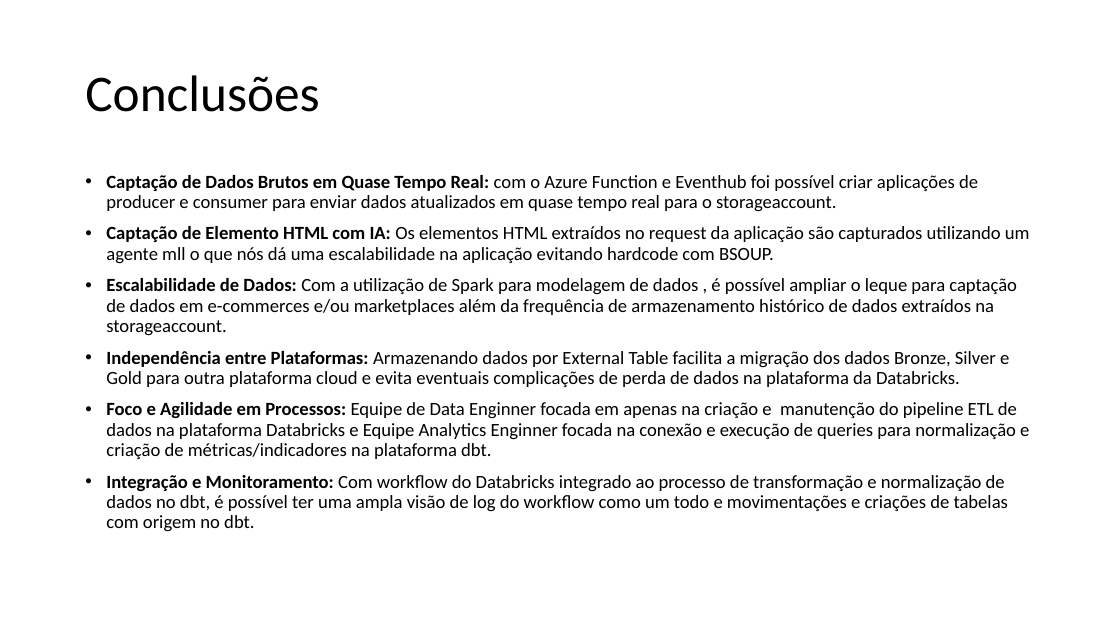
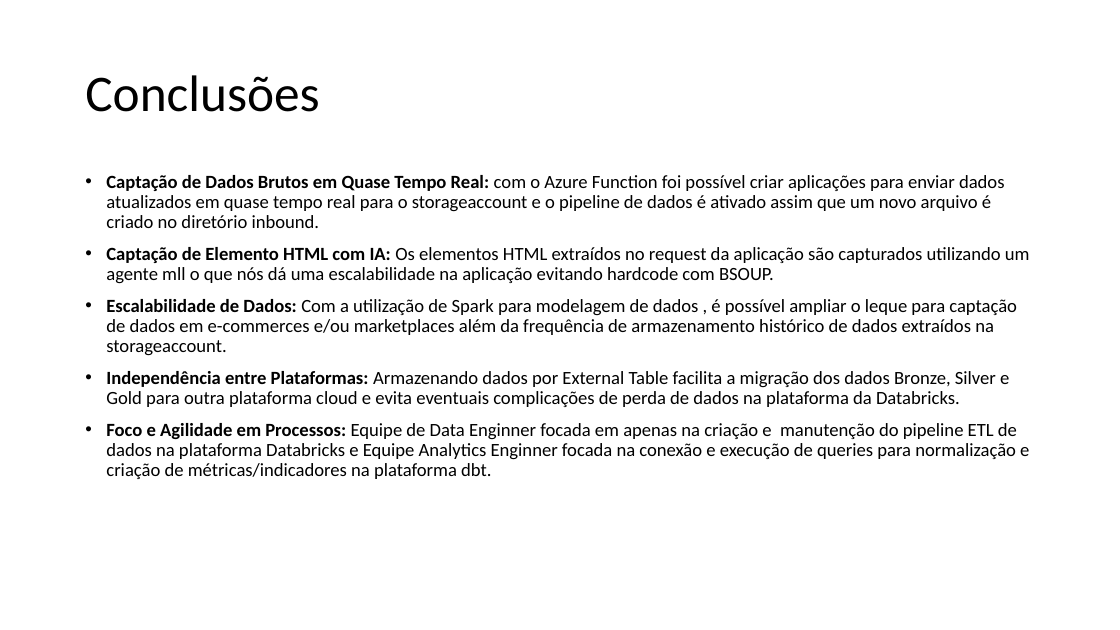
Before and after one commit to felipegoraroficial/projeto_nintendo, a slide deck: slide 4 of config/Projeto Data Master.pptx. Drawn at 1120x630 pixels with LibreOffice and Linux fonts; fonts in the diff are those of the drawing. Boxes give left, top, right and bottom in pixels: in the first picture for what was removed or moved away, otherwise in the second. Text is boxed around its words. In the diff, an @@ line names an element or a change of style, - is before the commit and + after.

Commit message:
arquivos config

```diff
--- a/config/Projeto Data Master.pptx
+++ b/config/Projeto Data Master.pptx
@@ text at box(106, 175, 1005, 228): text changed @@
-• Captação de Dados Brutos em Quase Tempo Real: com o Azure Function e Eventhub foi possível criar aplicações de producer e consumer para enviar dados atualizados em quase tempo real para o storageaccount.
+• Captação de Dados Brutos em Quase Tempo Real: com o Azure Function foi possível criar aplicações para enviar dados atualizados em quase tempo real para o storageaccount e o pipeline de dados é ativado assim que um novo arquivo é criado no diretório inbound.
@@ text at box(106, 475, 1008, 532): paragraph removed @@
-• Integração e Monitoramento: Com workflow do Databricks integrado ao processo de transformação e normalização de dados no dbt, é possível ter uma ampla visão de log do workflow como um todo e movimentações e criações de tabelas com origem no dbt.
```
Also in this commit, not shown: 2 other slides changed, 1 other file.
